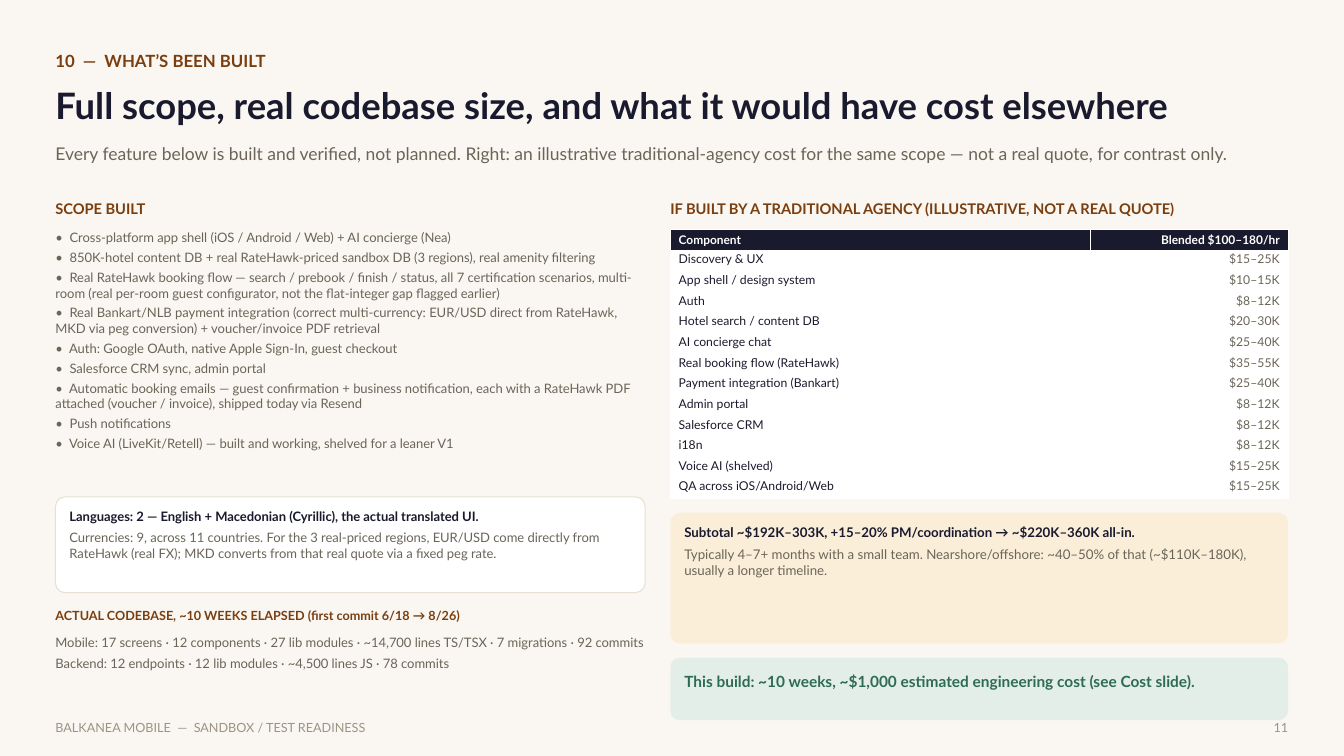
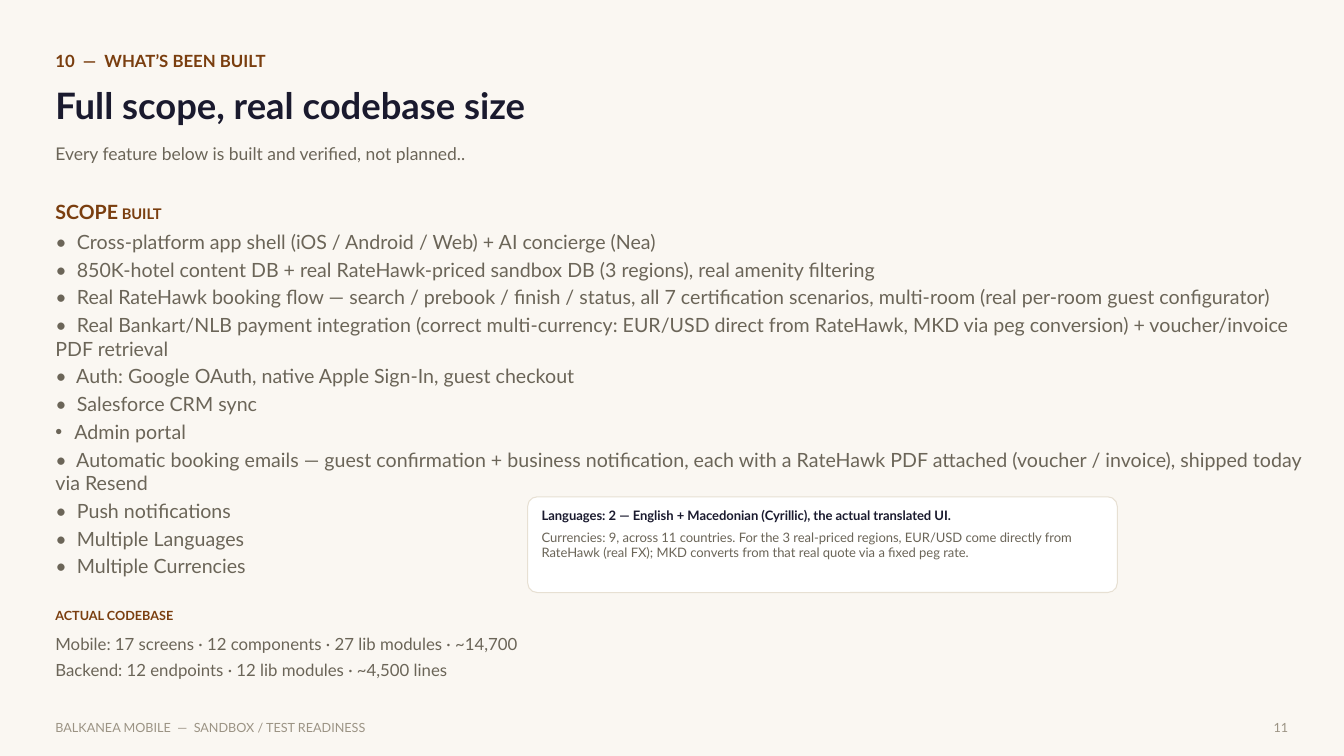
Before and after one commit to rweale-ai/balkanea-mobile, a slide deck: slide 2 of decks/Balkanea-Mobile-Sandbox-Readiness-Update.pptx (slide 11 before the commit). Drawn at 1344x756 pixels with LibreOffice and Linux fonts; fonts in the diff are those of the drawing. Boxes give left, top, right and bottom in pixels: in the first picture for what was removed or moved away, otherwise in the second. Text is boxed around its words. In the diff, an @@ line names an element or a change of style, - is before the commit and + after.

Commit message:
chore: daily sync 2026-08-27

```diff
--- a/decks/Balkanea-Mobile-Sandbox-Readiness-Update.pptx
+++ b/decks/Balkanea-Mobile-Sandbox-Readiness-Update.pptx
@@ text at box(55, 92, 525, 125): text changed @@
-Full scope, real codebase size, and what it would have cost elsewhere
+Full scope, real codebase size
@@ text at box(55, 147, 465, 163): text changed @@
-Every feature below is built and verified, not planned. Right: an illustrative traditional-agency cost for the same scope — not a real quote, for contrast only.
+Every feature below is built and verified, not planned..
@@ text "SCOPE BUILT" at box(55, 204, 162, 219): size 10.5 to 14 pt in "SCOPE" @@
@@ text removed at box(670, 202, 1174, 216) @@
-IF BUILT BY A TRADITIONAL AGENCY (ILLUSTRATIVE, NOT A REAL QUOTE)
@@ text at box(55, 234, 1302, 518): size 9.3 to 14 pt in "• Cross-platform app shell (iOS / Android ...", "• 850K-hotel content DB + real RateHawk-priced ...", "• Real Bankart/NLB payment integration (correct multi-curren ...", "• Auth: Google OAuth, native Apple Sign-In, ..." and 2 more places @@
@@ table removed at box(670, 230, 1289, 499), 13 rows, 2 columns @@
-Component | Blended $100–180/hr
-Discovery & UX | $15–25K
-App shell / design system | $10–15K
-Auth | $8–12K
-Hotel search / content DB | $20–30K
-AI concierge chat | $25–40K
-Real booking flow (RateHawk) | $35–55K
-Payment integration (Bankart) | $25–40K
-Admin portal | $8–12K
-Salesforce CRM | $8–12K
-i18n | $8–12K
-Voice AI (shelved) | $15–25K
-QA across iOS/Android/Web | $15–25K
@@ text at box(77, 289, 1269, 308): text changed; size 9.3 to 14 pt @@
-• Real RateHawk booking flow — search / prebook / finish / status, all 7 certification scenarios, multi-room (real per-room guest configurator, not the flat-integer gap flagged earlier)
+• Real RateHawk booking flow — search / prebook / finish / status, all 7 certification scenarios, multi-room (real per-room guest configurator)
@@ text at box(74, 396, 257, 443): text changed; size 9.3 to 14 pt @@
-• Salesforce CRM sync, admin portal
+• Salesforce CRM sync
+• Admin portal
@@ rounded rectangle: place and size @@
-rounded rectangle at box(55, 497, 645, 593)
+rounded rectangle at box(527, 497, 1117, 593)
@@ text "Languages: 2 — English + ...": place and size @@
-text "Languages: 2 — English + ..." at box(69, 511, 600, 561)
+text "Languages: 2 — English + ..." at box(542, 510, 1072, 560)
@@ text at box(77, 531, 246, 577): text changed; size 9.3 to 14 pt @@
-• Voice AI (LiveKit/Retell) — built and working, shelved for a leaner V1
+• Multiple Languages
+• Multiple Currencies
@@ rounded rectangle removed at box(670, 512, 1289, 643) @@
@@ text removed at box(684, 526, 1247, 578) @@
-Subtotal ~$192K–303K, +15–20% PM/coordination → ~$220K–360K all-in.
-Typically 4–7+ months with a small team. Nearshore/offshore: ~40–50% of that (~$110K–180K), usually a longer timeline.
@@ text at box(55, 610, 173, 620): text changed @@
-ACTUAL CODEBASE, ~10 WEEKS ELAPSED (first commit 6/18 → 8/26)
+ACTUAL CODEBASE
@@ text at box(55, 637, 517, 679): text changed; size 9.3 to 12 pt @@
-Mobile: 17 screens · 12 components · 27 lib modules · ~14,700 lines TS/TSX · 7 migrations · 92 commits
-Backend: 12 endpoints · 12 lib modules · ~4,500 lines JS · 78 commits
+Mobile: 17 screens · 12 components · 27 lib modules · ~14,700
+Backend: 12 endpoints · 12 lib modules · ~4,500 lines
@@ rounded rectangle removed at box(670, 658, 1289, 721) @@
@@ text removed at box(684, 674, 1195, 690) @@
-This build: ~10 weeks, ~$1,000 estimated engineering cost (see Cost slide).
```
Also in this commit, not shown: 6 other slides changed, 1 slide added, 14 other files.
